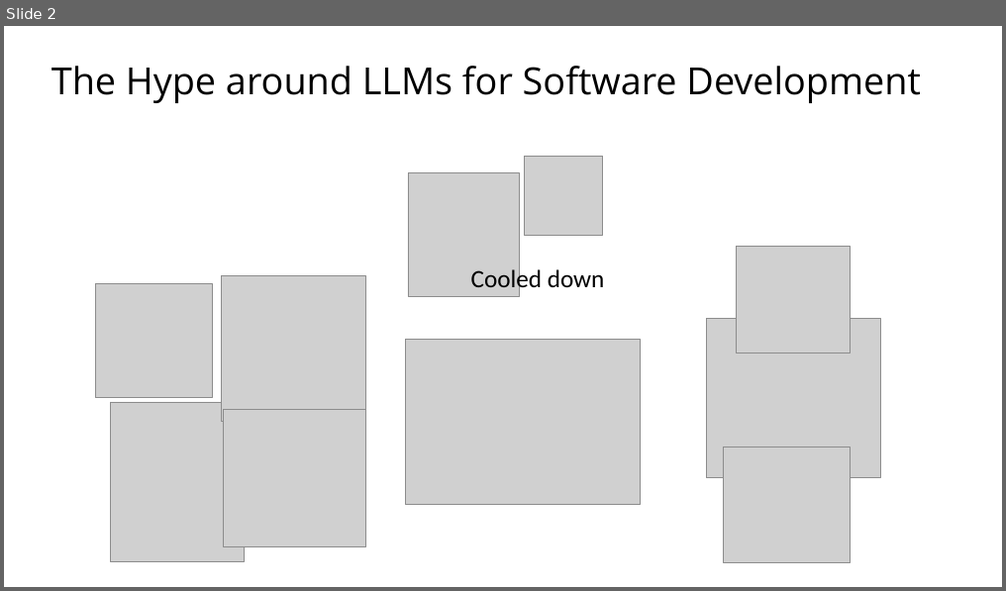
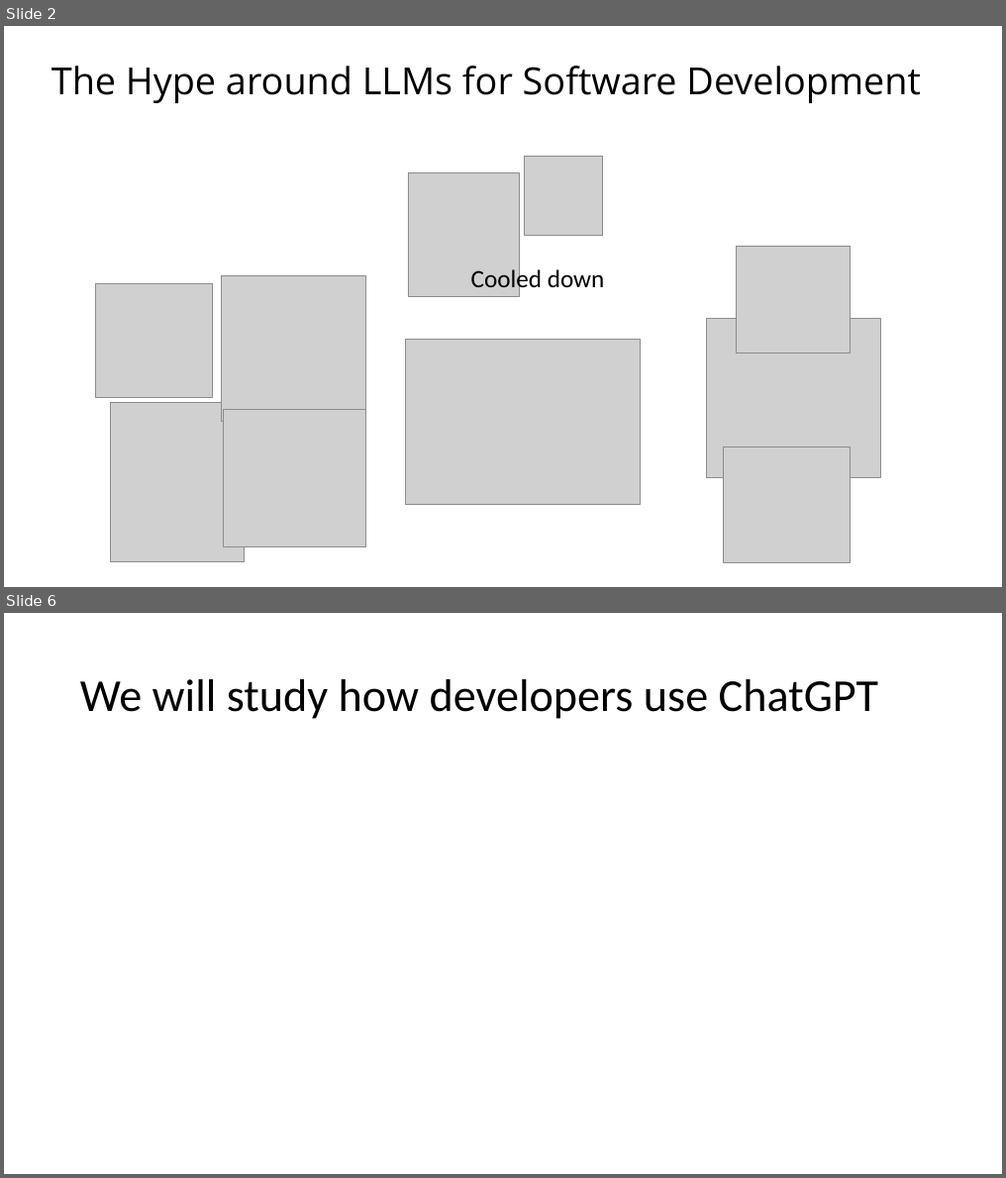
Before and after one commit to johnxu21/johnxu21.github.io, a slide deck: teaching/CS472/Timetable/LLM.pptx. Shown one above the other, each under a label of ours: slide 2 before the commit, slides 2 and 6 after it; the slides between them are not shown. The pictures are 1006x591 and 1006x1178 pixels, drawn with LibreOffice and Linux fonts; fonts in the diff are those of the drawing; grey boxes stand for pictures. Boxes give left, top, right and bottom in pixels: in the first picture for what was removed or moved away, otherwise in the second. Text is boxed around its words. In the diff, an @@ line names an element or a change of style, - is before the commit and + after.

```diff
--- a/teaching/CS472/Timetable/LLM.pptx
+++ b/teaching/CS472/Timetable/LLM.pptx
@@ slide 6 added at [4, 613, 1002, 1174], background #FFFFFF @@
@@ title added at [80, 679, 878, 719], 44 pt, text #000000 @@
+We will study how developers use ChatGPT
```
Also in this commit, not shown: 1 slide changed, 2 other slides added, 1 slide removed, 2 other files.
